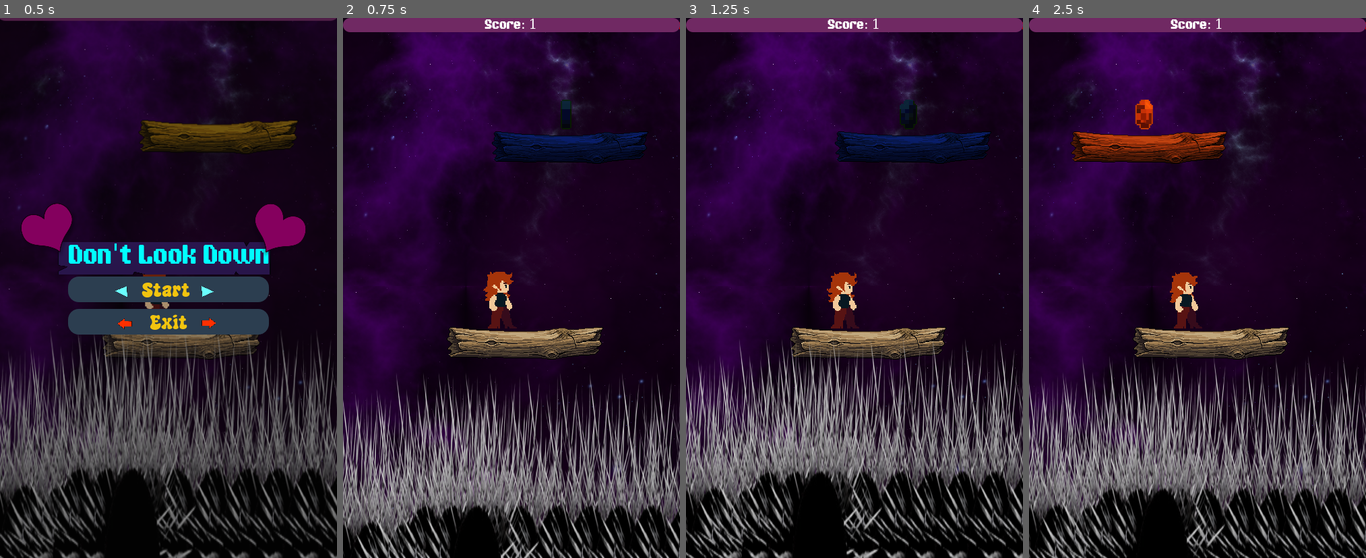
Above: before the commit, frames 1-4 (left to right).
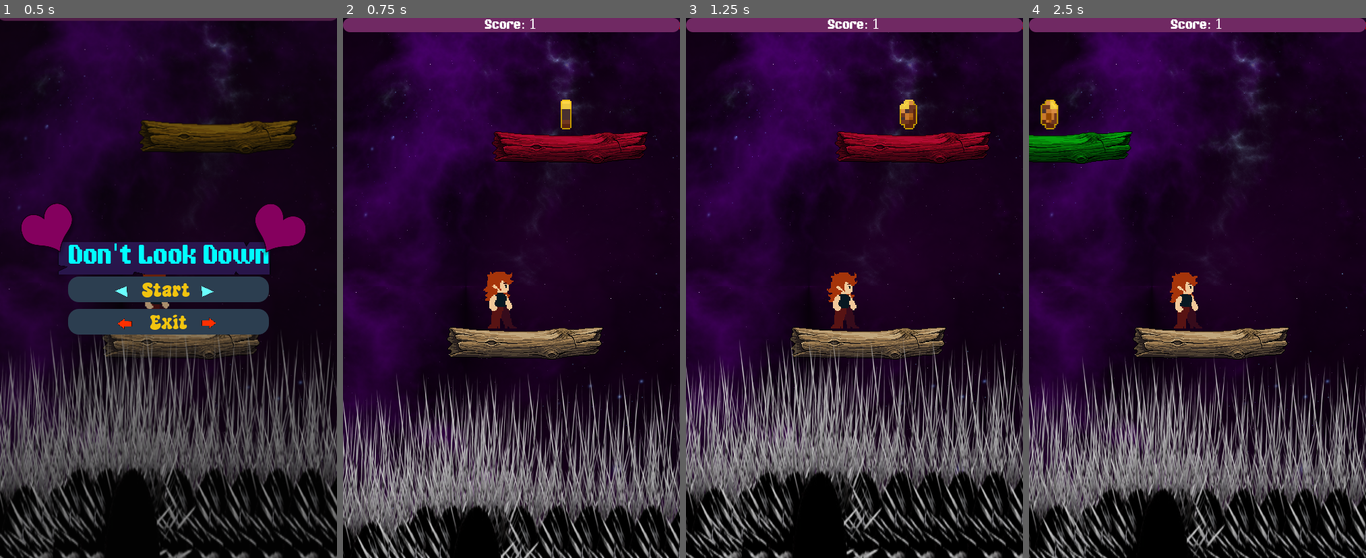
Above: after the commit, the same moments.

Repository: niranjansthaa11-code/jumping-game
Game: Godot game, scene res://Scences/main_menu.tscn
Same seed, same stepped clock (60 frames per second), same inputs: the game is played once before the commit and once after it.
Inputs:
- Up to frame 1 (0.5 s): no input
- Up to frame 2 (0.75 s): click "Start" at 0.5 s
- Up to frame 3 (1.25 s): no input
- Up to frame 4 (2.5 s): click "Start" at 1.25 s; click "Start" at 2 s

Frame 1 is identical in both runs. In frame 2, 2.3% of the frame differs, in the area x 44-91%, y 15-27%; in frame 3, 2.4%; in frame 4, 3.5%, in the area x 0-59%, y 15-27%.

Commit message:
change of the colour of the log but not the coin

Diff:
--- a/Scences/black_hole.tscn
+++ b/Scences/black_hole.tscn
@@ -6,13 +6,13 @@
 [sub_resource type="CircleShape2D" id="CircleShape2D_muwr7"]
 radius = 112.0
 
-[node name="Area2D" type="Area2D"]
+[node name="Area2D" type="Area2D" unique_id=593518899]
 
-[node name="CollisionShape2D" type="CollisionShape2D" parent="."]
+[node name="CollisionShape2D" type="CollisionShape2D" parent="." unique_id=1253360501]
 shape = SubResource("CircleShape2D_muwr7")
 
-[node name="Sprite2D" type="Sprite2D" parent="."]
+[node name="Sprite2D" type="Sprite2D" parent="." unique_id=1966571852]
 texture = ExtResource("1_sdvpc")
 
-[node name="AudioStreamPlayer" type="AudioStreamPlayer" parent="."]
+[node name="AudioStreamPlayer" type="AudioStreamPlayer" parent="." unique_id=2099282891]
 stream = ExtResource("2_muwr7")
--- a/project.godot
+++ b/project.godot
@@ -8,11 +8,15 @@
 
 config_version=5
 
+[animation]
+
+compatibility/default_parent_skeleton_in_mesh_instance_3d=true
+
 [application]
 
 config/name="Jumping_Game"
 run/main_scene="uid://x4nvco8r1efv"
-config/features=PackedStringArray("4.5", "GL Compatibility")
+config/features=PackedStringArray("4.6", "GL Compatibility")
 config/icon="res://icon.svg"
 
 [autoload]
--- a/scripts/spwanner.gd
+++ b/scripts/spwanner.gd
@@ -22,14 +22,13 @@
 	var new_log = log_scene.instantiate()
 	var random_x = randf_range(-200, 200)
 	new_log.global_position = Vector2(random_x, next_spawn_y)
+	#creating the random colour
+	var random_color = Color(randf(), randf(), randf(), 1.0)
 
-	# Random Modulation (The color tint)
-	new_log.modulate = Color(randf(), randf(), randf(), 1.0)
+	# i am trying to make the coin with the original colour
+	if new_log.has_node("Sprite2D"):
+		new_log.get_node("Sprite2D").self_modulate = random_color
 	if randf() < 0.5:
 		new_log.is_fake = true
-		# Maybe give fake logs a specific tint so the player can guess
-	else:
-		# Normal random color for real logs
-		new_log.modulate = Color(randf(), randf(), randf(), 1.0)
 
 	get_parent().add_child(new_log)
Not shown: 1 places in Scences/black_hole.tscn that only renumber resources
